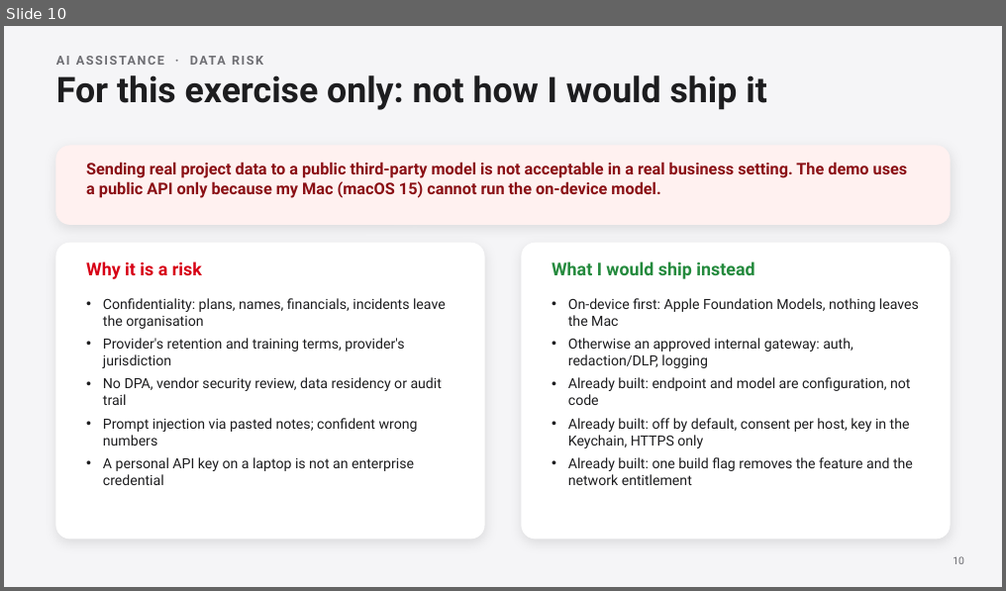
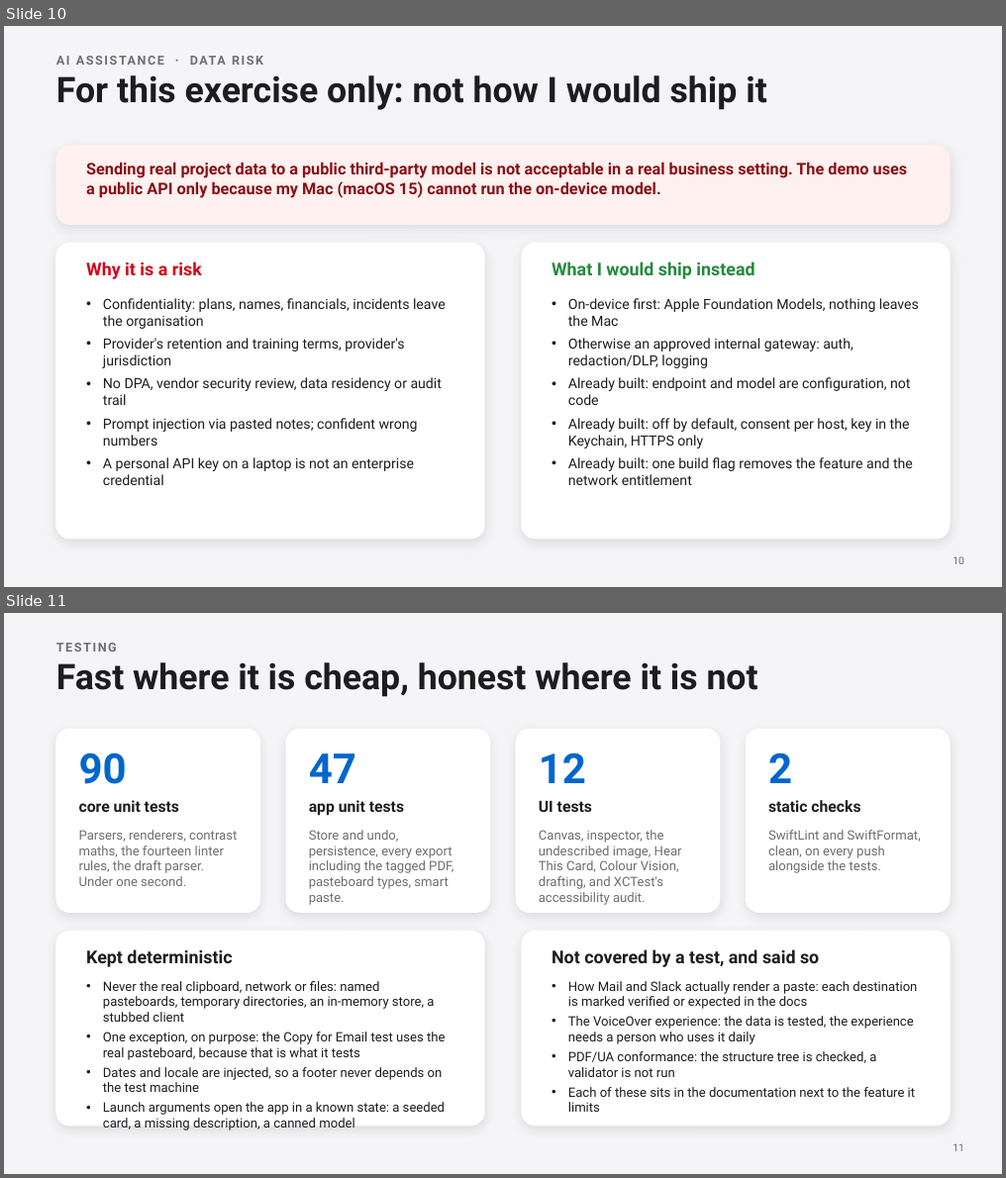
Before and after one commit to ANTI-Tony/apple_oa, a slide deck: deck/Reporting-Builder.pptx. Shown one above the other, each under a label of ours: slide 10 before the commit, slides 10 and 11 after it. The pictures are 1006x591 and 1006x1178 pixels, drawn with LibreOffice and Linux fonts; fonts in the diff are those of the drawing. Boxes give left, top, right and bottom in pixels: in the first picture for what was removed or moved away, otherwise in the second. Text is boxed around its words. In the diff, an @@ line names an element or a change of style, - is before the commit and + after.

Commit message:
docs(deck): talk about the architecture and the testing strategy
Replaces the before-and-after of the two interfaces with two slides an
engineering interview is more likely to want.

- Architecture: the package below, the app and the command-line tool
  above, dependencies pointing one way, and what that rule buys: a core
  that tests in under a second, runs headless in CI, and builds for iOS
- Testing: what is covered at each of the four levels, how the tests stay
  deterministic without touching the real clipboard, network or files,
  and the three things that are documented instead of tested

The engineering slide keeps configuration, conventions and delivery. The
script is retimed from the word counts: fifteen slides, 14:15 at a
hundred and thirty words a minute, including the three-minute demo.

```diff
--- a/deck/Reporting-Builder.pptx
+++ b/deck/Reporting-Builder.pptx
@@ slide 11 added at [4, 613, 1002, 1174], background #F5F5F7 @@
@@ text added at [56, 643, 117, 652], 12 pt, text #6E6E73, bold @@
+TESTING
@@ text added at [56, 663, 758, 697], 34 pt, text #1D1D1F, bold @@
+Fast where it is cheap, honest where it is not
@@ rounded rectangle added at [56, 729, 260, 912], fill #FFFFFF, outline #FFFFFF 1 pt @@
@@ rounded rectangle added at [286, 729, 490, 912], fill #FFFFFF, outline #FFFFFF 1 pt @@
@@ rounded rectangle added at [516, 729, 720, 912], fill #FFFFFF, outline #FFFFFF 1 pt @@
@@ rounded rectangle added at [746, 729, 949, 912], fill #FFFFFF, outline #FFFFFF 1 pt @@
@@ text added at [79, 753, 127, 784], 40 pt, text #0066CC, bold @@
+90
@@ text added at [309, 754, 356, 783], 40 pt, text #0066CC, bold @@
+47
@@ text added at [539, 753, 586, 783], 40 pt, text #0066CC, bold @@
+12
@@ text added at [768, 753, 792, 783], 40 pt, text #0066CC, bold @@
+2
@@ text added at [79, 800, 179, 812], 15 pt, text #1D1D1F, bold @@
+core unit tests
@@ text added at [309, 800, 404, 816], 15 pt, text #1D1D1F, bold @@
+app unit tests
@@ text added at [539, 800, 592, 812], 15 pt, text #1D1D1F, bold @@
+UI tests
@@ text added at [768, 800, 860, 812], 15 pt, text #1D1D1F, bold @@
+static checks
@@ text added at [79, 830, 237, 886], 12.5 pt, text #6E6E73 @@
+Parsers, renderers, contrast maths, the fourteen linter rules, the draft parser. Under one second.
@@ text added at [309, 830, 453, 905], 12.5 pt, text #6E6E73 @@
+Store and undo, persistence, every export including the tagged PDF, pasteboard types, smart paste.
@@ text added at [539, 830, 682, 905], 12.5 pt, text #6E6E73 @@
+Canvas, inspector, the undescribed image, Hear This Card, Colour Vision, drafting, and XCTest's accessibility audit.
@@ text added at [768, 830, 921, 873], 12.5 pt, text #6E6E73 @@
+SwiftLint and SwiftFormat, clean, on every push alongside the tests.
@@ rounded rectangle added at [56, 931, 484, 1126], fill #FFFFFF, outline #FFFFFF 1 pt @@
@@ rounded rectangle added at [522, 931, 950, 1126], fill #FFFFFF, outline #FFFFFF 1 pt @@
@@ text added at [86, 950, 232, 967], 17 pt, text #1D1D1F, bold @@
+Kept deterministic
@@ text added at [551, 950, 819, 967], 17 pt, text #1D1D1F, bold @@
+Not covered by a test, and said so
@@ text added at [103, 981, 445, 1131], 12.5 pt, text #1D1D1F @@
+• Never the real clipboard, network or files: named pasteboards, temporary directories, an in-memory store, a stubbed client
+• One exception, on purpose: the Copy for Email test uses the real pasteboard, because that is what it tests
+• Dates and locale are injected, so a footer never depends on the test machine
+• Launch arguments open the app in a known state: a seeded card, a missing description, a canned model
@@ text added at [568, 981, 917, 1112], 12.5 pt, text #1D1D1F @@
+• How Mail and Slack actually render a paste: each destination is marked verified or expected in the docs
+• The VoiceOver experience: the data is tested, the experience needs a person who uses it daily
+• PDF/UA conformance: the structure tree is checked, a validator is not run
+• Each of these sits in the documentation next to the feature it limits
@@ text added at [952, 1144, 964, 1152], 10 pt, text #6E6E73 @@
+11
```
Also in this commit, not shown: 4 slides changed, 1 other slide added, 1 slide removed, 6 other files.
